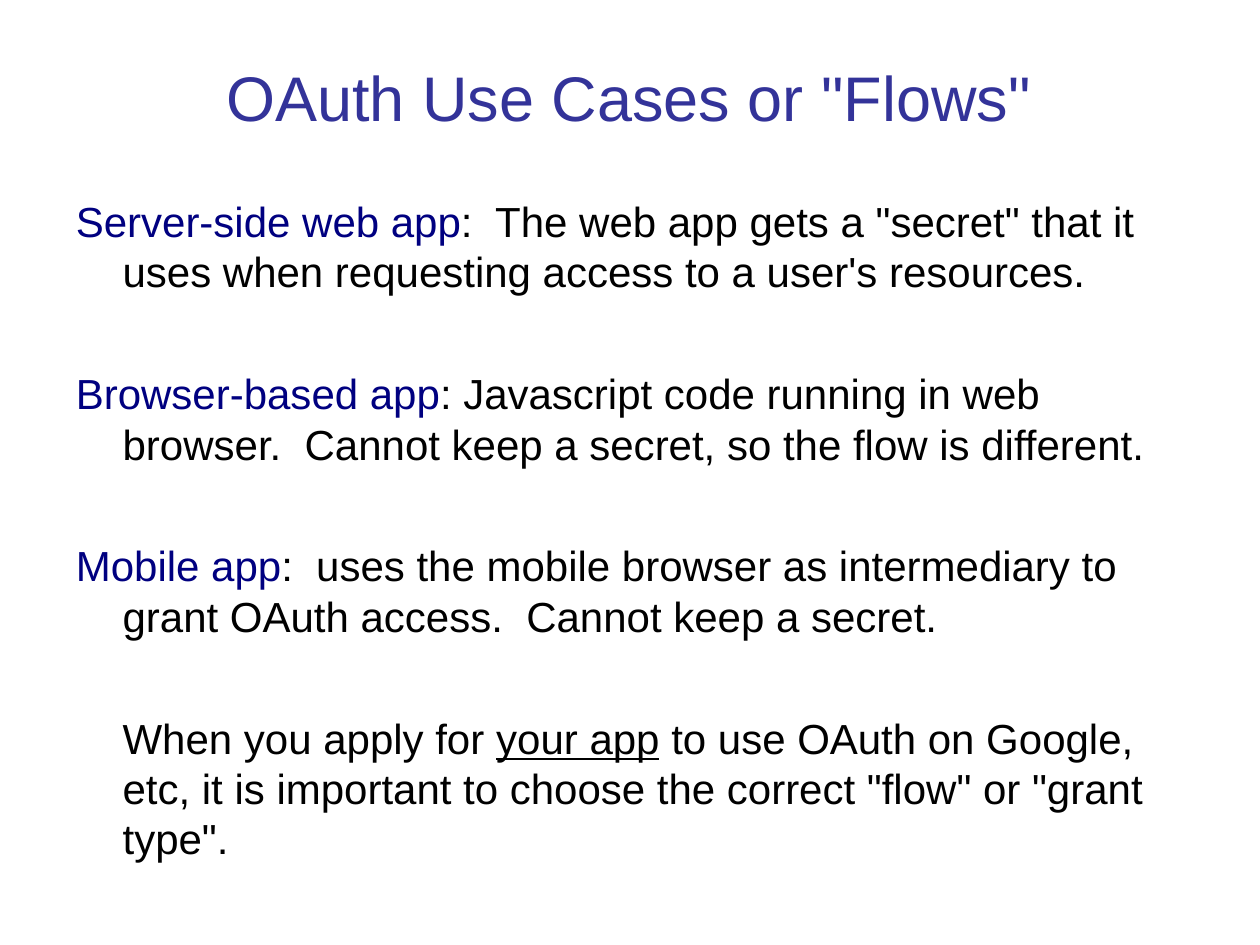
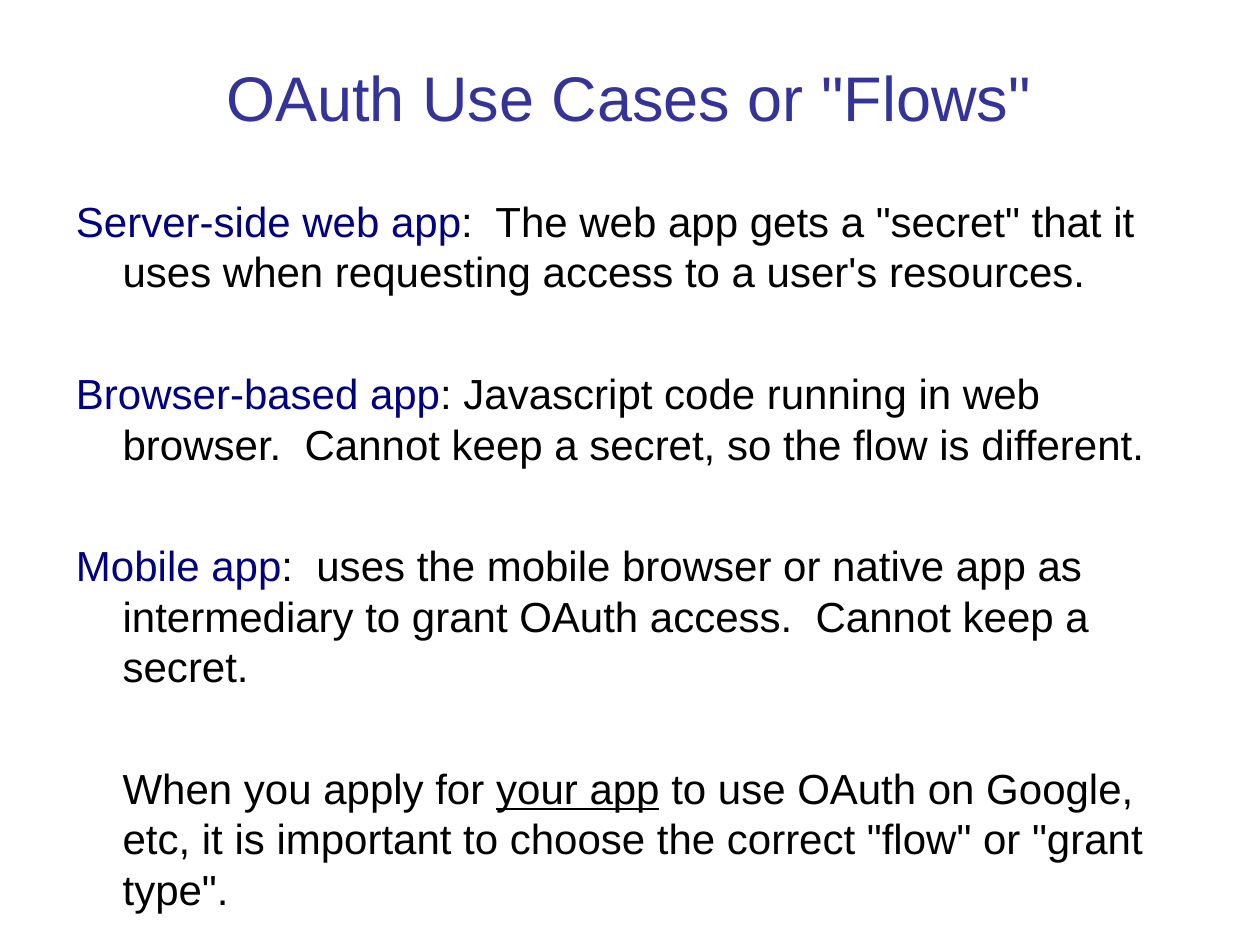
Before and after one commit to cpske/ISP, a slide deck: slide 10 of authentication/Authentication-and-Authorization.ppt. Drawn at 1260x945 pixels with LibreOffice and Linux fonts; fonts in the diff are those of the drawing. Boxes give left, top, right and bottom in pixels: in the first picture for what was removed or moved away, otherwise in the second. Text is boxed around its words. In the diff, an @@ line names an element or a change of style, - is before the commit and + after.

```diff
--- a/authentication/Authentication-and-Authorization.ppt
+++ b/authentication/Authentication-and-Authorization.ppt
@@ text at [76,550,1088,683]: text changed @@
-Mobile app: uses the mobile browser as intermediary to grant OAuth access. Cannot keep a secret.
+Mobile app: uses the mobile browser or native app as intermediary to grant OAuth access. Cannot keep a secret.
```
Also in this commit, not shown: 3 other slides changed, 9 slides added, 4 other files.
